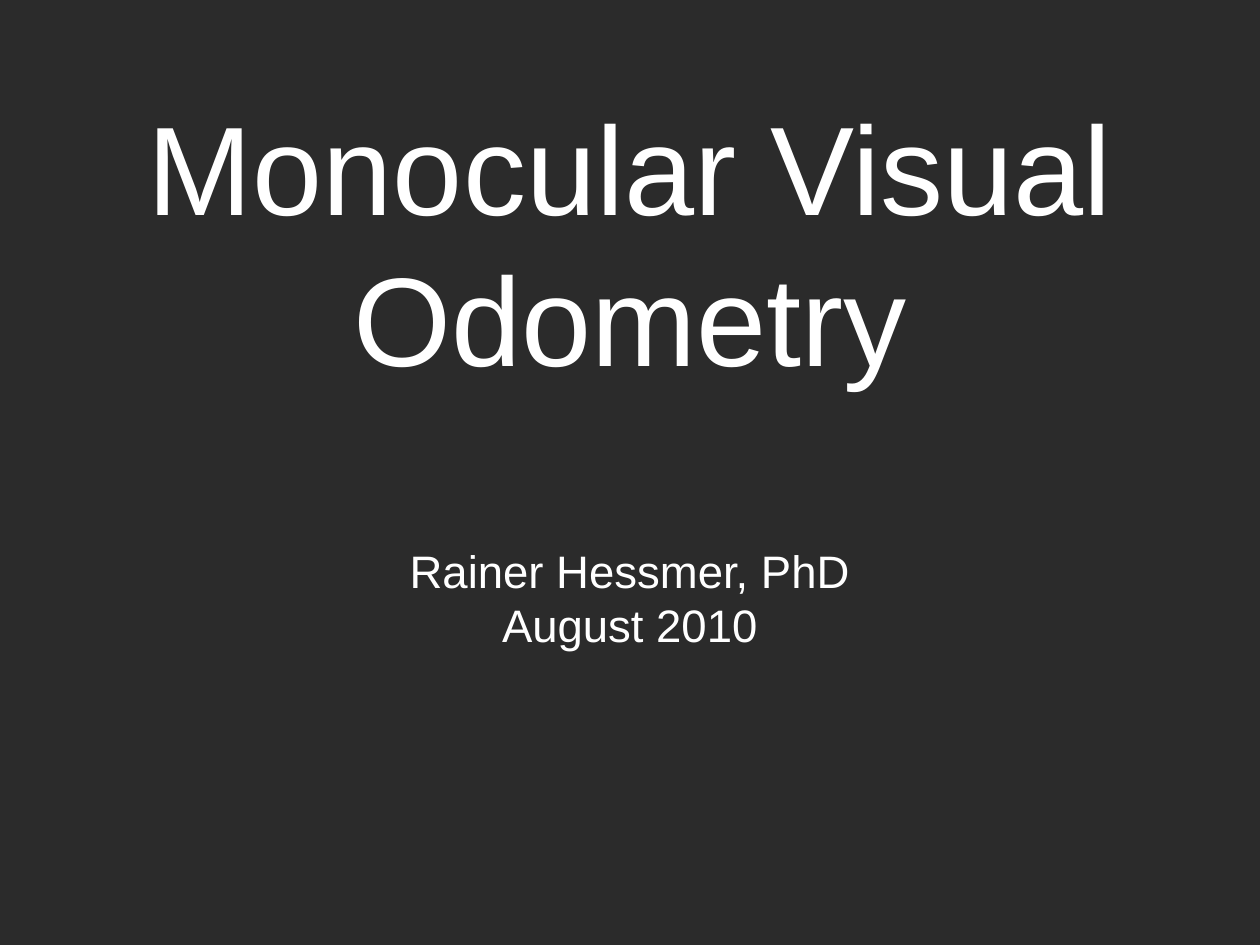
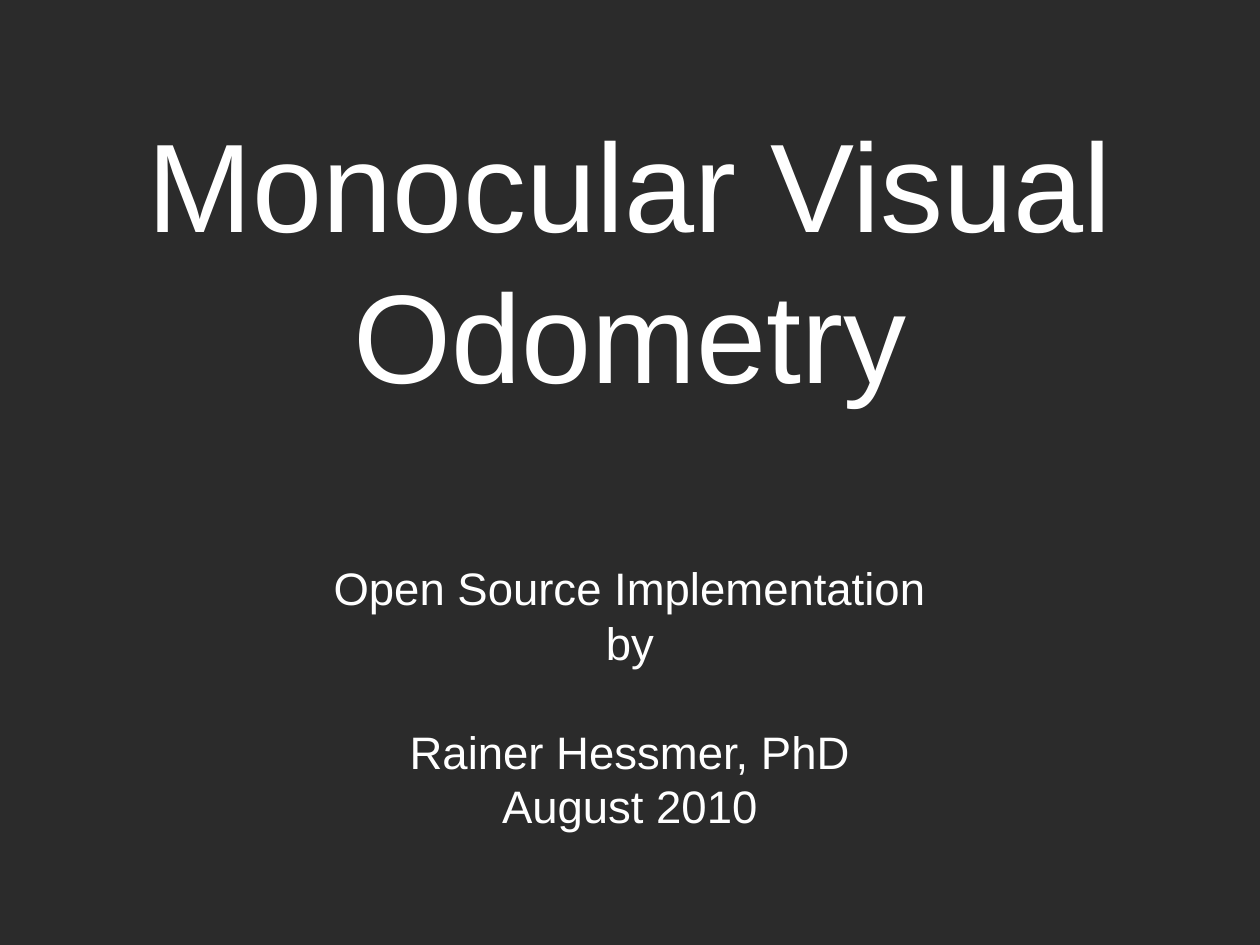
Before and after one commit to OmarHamdoun/drh-visual-odometry, a slide deck: slide 1 of Documentation/MonocularVisualOdometry.odp. Drawn at 1260x945 pixels with LibreOffice and Linux fonts; fonts in the diff are those of the drawing; background and template pictures are left out; a plain dark background stands for a picture behind light text. Boxes give left, top, right and bottom in pixels: in the first picture for what was removed or moved away, otherwise in the second. Text is boxed around its words. In the diff, an @@ line names an element or a change of style, - is before the commit and + after.

```diff
--- a/Documentation/MonocularVisualOdometry.odp
+++ b/Documentation/MonocularVisualOdometry.odp
@@ title at bbox=[148, 140, 1112, 833]: text changed @@
-Monocular Visual Odometry
-Rainer Hessmer, PhD
-August 2010
+Monocular Visual Odometry
+Open Source Implementation
+by
+Rainer Hessmer, PhD
+August 2010
```
Also in this commit, not shown: 4 other slides changed.
